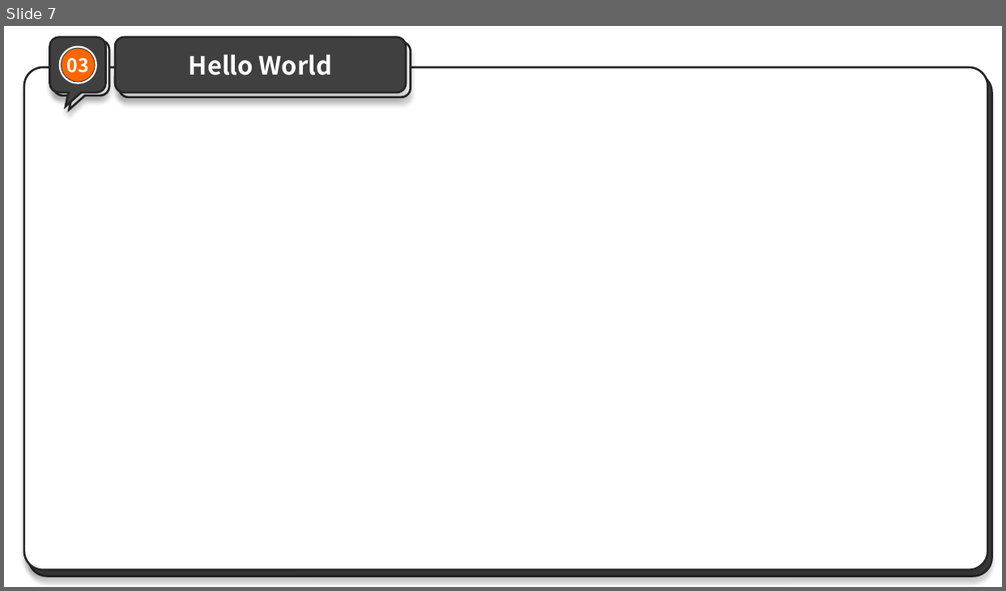
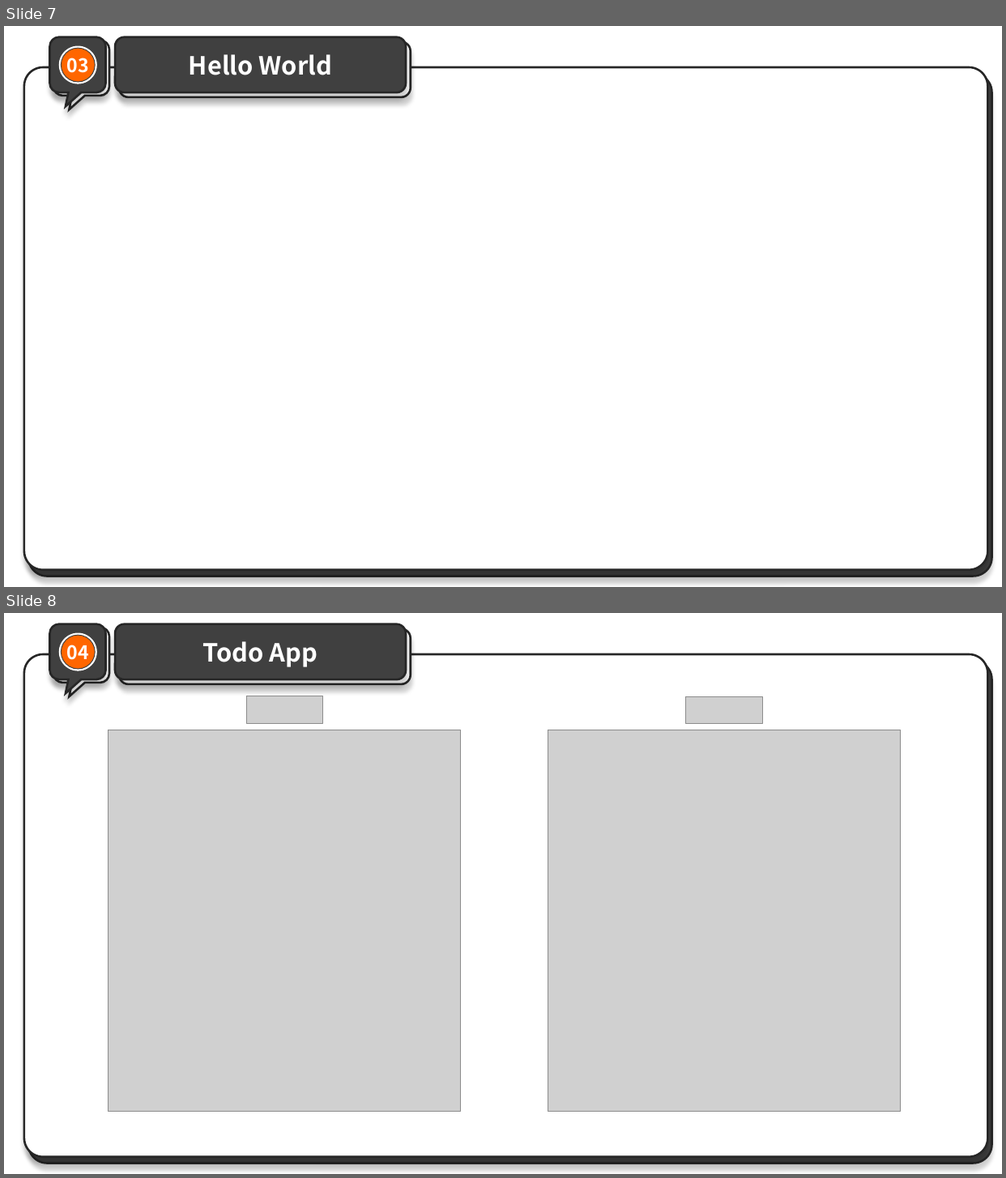
Before and after one commit to lkhoony/Internship, a slide deck: ppt/Vue_React.pptx. Shown one above the other, each under a label of ours: slide 7 before the commit, slides 7 and 8 after it. The pictures are 1006x591 and 1006x1178 pixels, drawn with LibreOffice and Linux fonts; fonts in the diff are those of the drawing; grey boxes stand for pictures. Boxes give left, top, right and bottom in pixels: in the first picture for what was removed or moved away, otherwise in the second. Text is boxed around its words. In the diff, an @@ line names an element or a change of style, - is before the commit and + after.

```diff
--- a/ppt/Vue_React.pptx
+++ b/ppt/Vue_React.pptx
@@ slide 8 added at bbox=[4, 613, 1002, 1174], background #FFFFFF @@
@@ freeform shape added at bbox=[49, 624, 106, 694], fill #404040, outline #262626 2 pt @@
@@ freeform shape added at bbox=[53, 628, 109, 697], fill #FFFFFF, outline #262626 2 pt @@
@@ ellipse added at bbox=[61, 635, 95, 668], fill #FF6600, outline #404040 0.75 pt, 18 pt, text #FFFFFF, bold @@
+04
@@ rounded rectangle added at bbox=[115, 624, 405, 679], fill #404040, outline #262626 2 pt, 24 pt, text #FFFFFF, bold @@
+Todo App
@@ rounded rectangle added at bbox=[119, 628, 411, 684], fill #FFFFFF, outline #262626 2 pt @@
@@ rounded rectangle added at bbox=[24, 654, 987, 1157], fill #FFFFFF, outline #262626 2 pt @@
@@ rounded rectangle added at bbox=[28, 661, 992, 1164], fill #404040, outline #262626 2 pt @@
@@ picture added at bbox=[246, 696, 323, 723] @@
@@ picture added at bbox=[686, 697, 762, 724] @@
@@ picture added at bbox=[108, 730, 461, 1112] @@
@@ picture added at bbox=[548, 730, 901, 1112] @@
```
Also in this commit, not shown: 3 slides changed, 1 other file.
